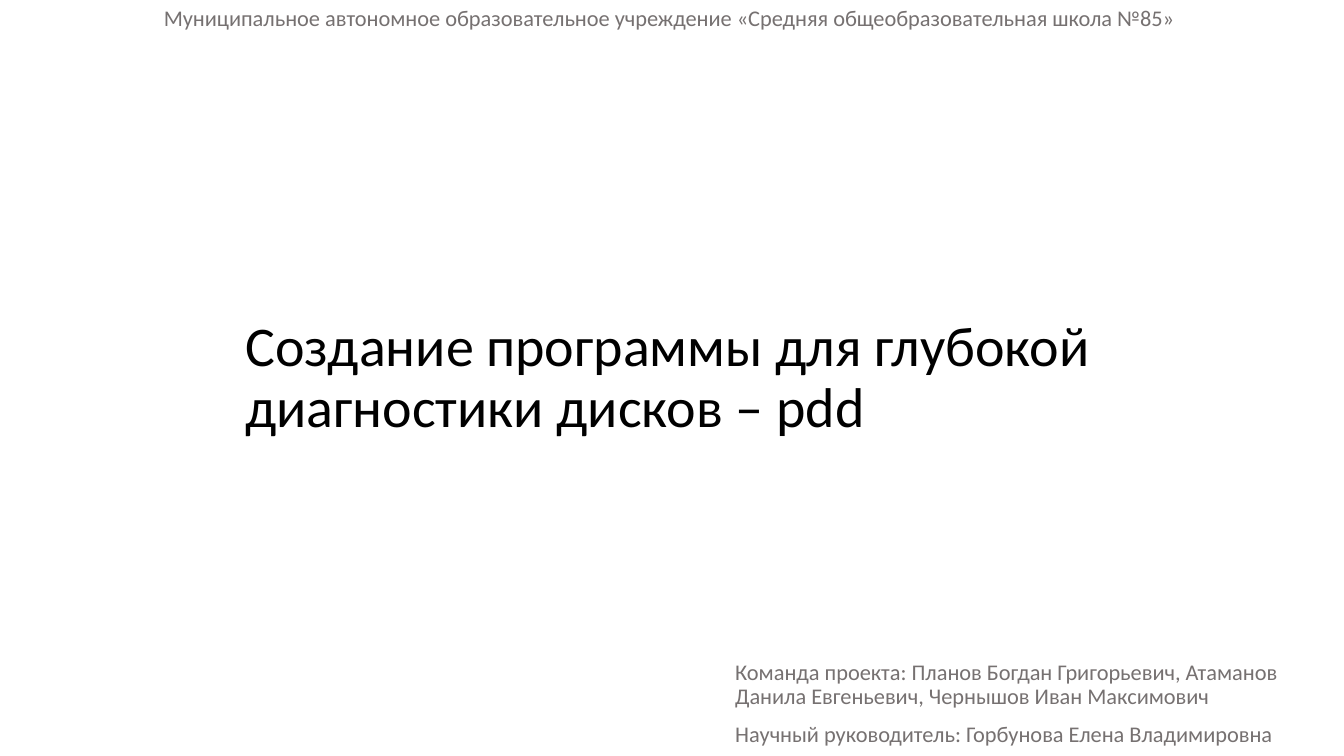
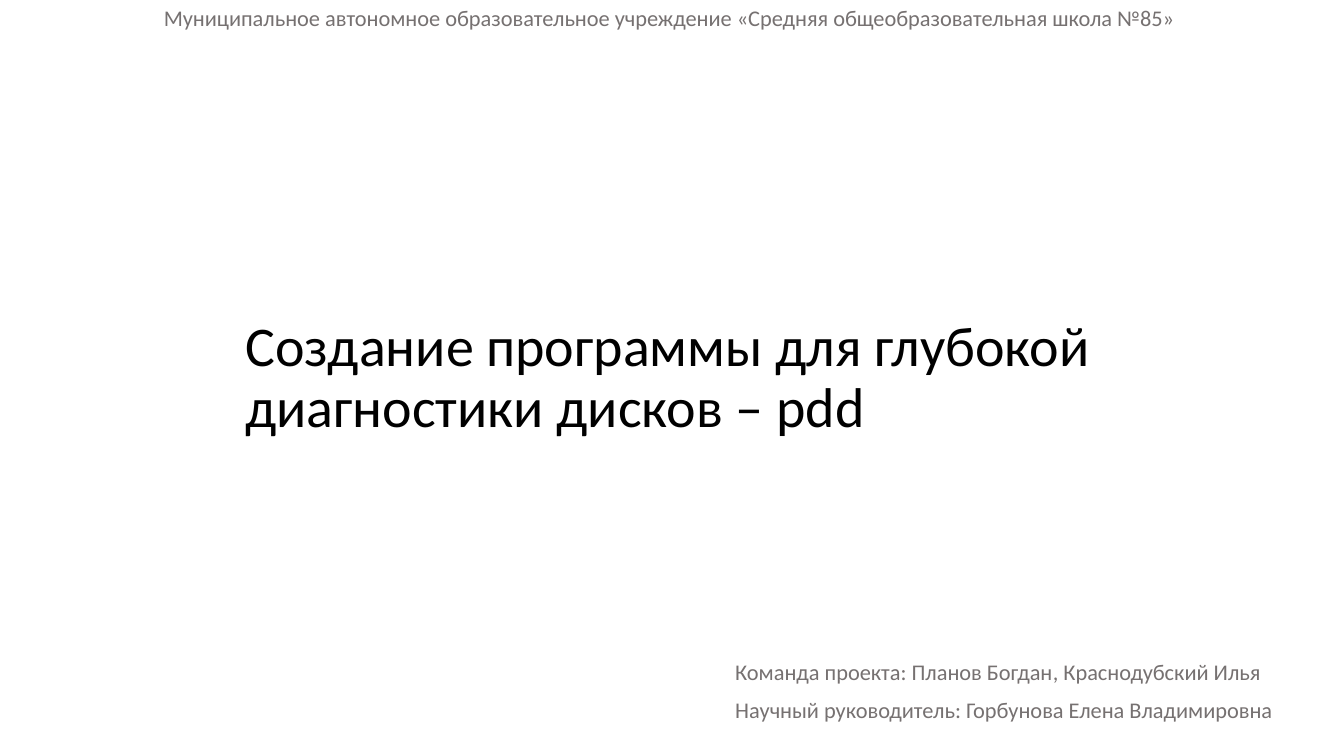
Before and after one commit to Arbuzz33/PDD, a slide deck: slide 1 of docs/PDD.pptx. Drawn at 1344x756 pixels with LibreOffice and Linux fonts; fonts in the diff are those of the drawing. Boxes give left, top, right and bottom in pixels: in the first picture for what was removed or moved away, otherwise in the second. Text is boxed around its words. In the diff, an @@ line names an element or a change of style, - is before the commit and + after.

```diff
--- a/docs/PDD.pptx
+++ b/docs/PDD.pptx
@@ subtitle at box(735, 665, 1261, 684): text changed @@
-Команда проекта: Планов Богдан Григорьевич, Атаманов Данила Евгеньевич, Чернышов Иван Максимович
+Команда проекта: Планов Богдан, Краснодубский Илья
```
Also in this commit, not shown: 2 other slides changed, 3 slides removed.
